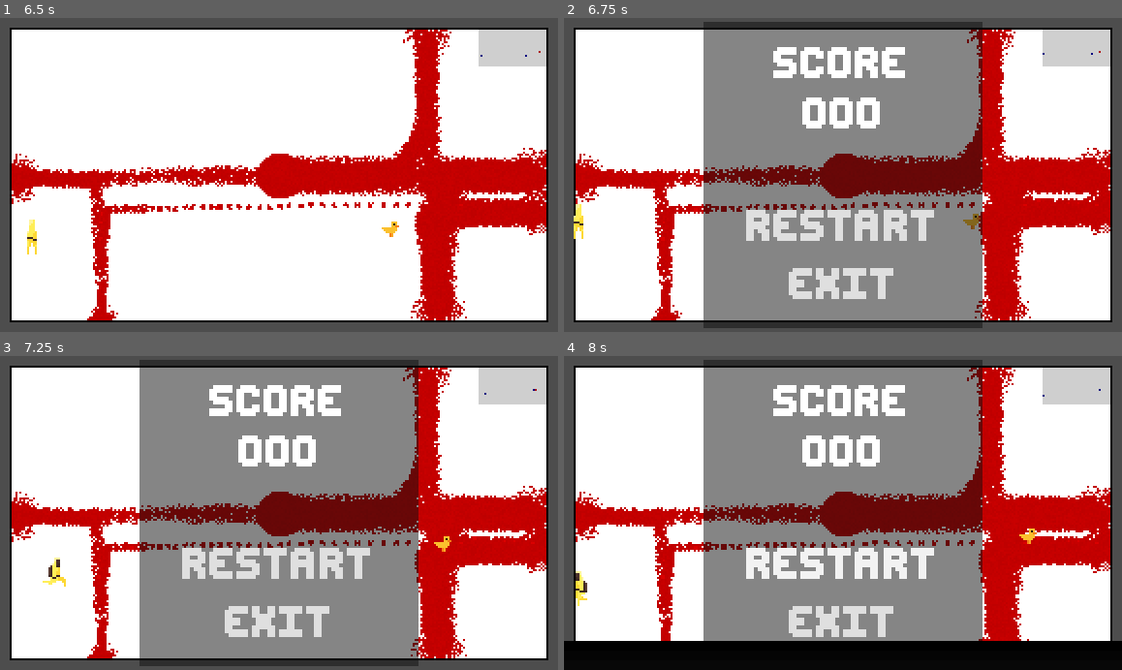
Above: before the commit, frames 1-4 (two rows, left to right).
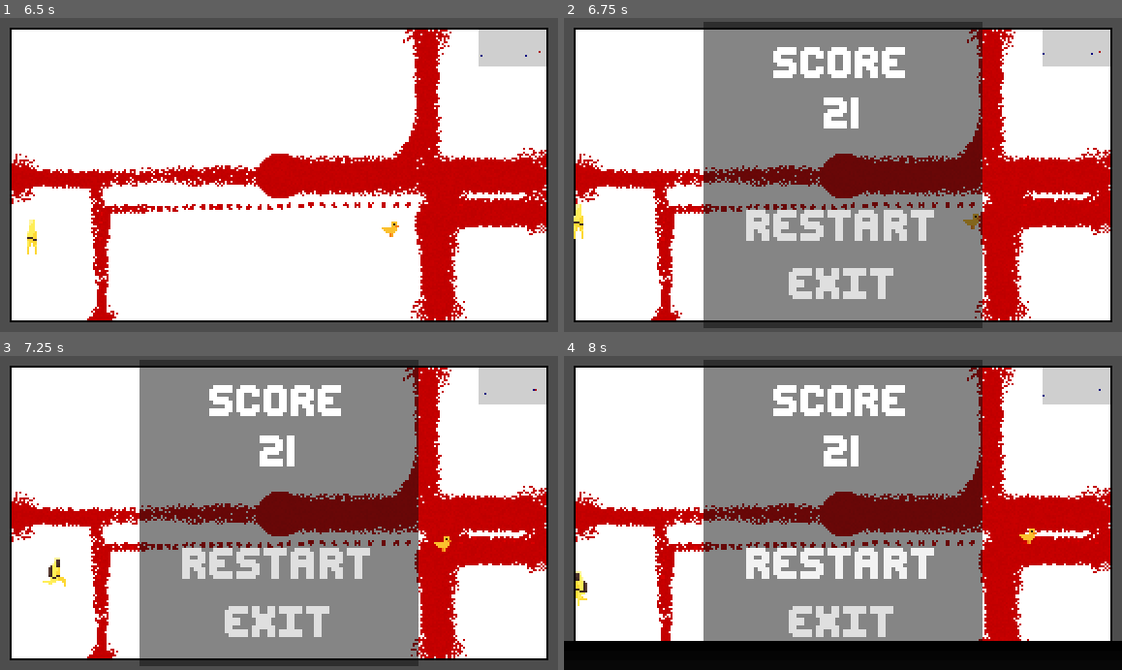
Above: after the commit, the same moments.

Repository: fawfle/blood-jam-cu
Game: Godot game, scene res://scenes/main.tscn
The game is run twice, just before and just after one commit, with the same random seed, the same clock (stepped at 60 frames per second) and the same inputs. Sound files missing from this copy of the repository are replaced by a short silence.
Inputs:
- Up to frame 1 (6.5 s): tap Enter at 0.5, 2.1 s; hold D (right) 0.53-1.28 s; tap Shift (dash) at 0.6, 1.35, 2.3, 3.05, 3.8, 4.55, 5.1, 5.85 s; hold S (backward) 1.28-2.03 s; hold D (right) 2.03-2.78 s; hold W (forward) 2.78-3.53 s; tap Backspace at 2.85 s; hold A (left) 3.53-5.03 s; tap 0 at 3.6 s; tap 9 at 4.35 s; hold S (backward) 5.03-5.78 s; hold D (right) from 5.78 s (still down)
- Up to frame 2 (6.75 s): release D (right) at 6.53 s; hold W (forward) from 6.53 s (still down); tap Enter at 6.6 s
- Up to frame 3 (7.25 s): keep holding W (forward); tap Shift (dash) at 6.8 s
- Up to frame 4 (8 s): release W (forward) at 7.25 s; click "RESTART" at 7.25 s

Frame 1 is identical in both runs. In frame 2, 0.9% of the frame differs, in the area x 42-57%, y 25-36%; in frame 3, 0.9%; in frame 4, 0.9%.

Commit message:
score functionality

Diff:
--- a/scenes/game_over.gd
+++ b/scenes/game_over.gd
@@ -1,5 +1,9 @@
 extends CanvasLayer
 
+@onready var score_label = $GameOverMenu/RichTextLabel
+
+func _ready() -> void:
+	score_label.text = "Score\n" + str(Global.score)
 
 func _on_play_again_pressed() -> void:
 	SceneManager.load_scene(SceneManager.game_scene)
--- a/scenes/main.gd
+++ b/scenes/main.gd
@@ -77,7 +77,6 @@
 # Called every frame. 'delta' is the elapsed time since the previous frame.
 func _process(delta: float) -> void:
 	handle_fill()
-
 	handle_spawning(delta)
 
 func handle_fill():
@@ -117,6 +116,7 @@
 	Global.room_size *= room_scaling
 	update_walls(Global.room_size)
 	Global.room_resized.emit(Global.room_size)
+	Global.score+=100
 
 func update_walls(room_size: Vector2i):
 	left_wall.global_position = Vector2(-room_size.x / 2.0 + WALL_WIDTH / 2, 0)
@@ -150,3 +150,8 @@
 	sound_instance.play()
 	await sound_instance.finished
 	sound_instance.queue_free()
+	Global.score+=10
+
+
+func _on_score_timer_timeout() -> void:
+	Global.score+=1
--- a/scenes/main.tscn
+++ b/scenes/main.tscn
@@ -30,3 +30,9 @@
 offset_right = -24.0
 offset_bottom = 15.0
 grow_horizontal = 0
+
+[node name="ScoreTimer" type="Timer" parent="."]
+wait_time = 0.5
+autostart = true
+
+[connection signal="timeout" from="ScoreTimer" to="." method="_on_score_timer_timeout"]
--- a/scenes/player/player.gd
+++ b/scenes/player/player.gd
@@ -103,6 +103,7 @@
 	velocity = velocity.move_toward(target_velocity, acceleration * delta)
 
 	if Input.is_action_just_pressed("dash"):
+		Global.score+=1
 		dash()
 
 	var previous_velocity: Vector2 = velocity
--- a/scripts/global.gd
+++ b/scripts/global.gd
@@ -8,6 +8,7 @@
 var player: Player
 var ground: Ground
 var main: Main
+var score: int
 
 ## signal enemy sends when getting eaten
 @warning_ignore("unused_signal")
Not shown, added: sprites/screens/enemy-teleport.png.import
